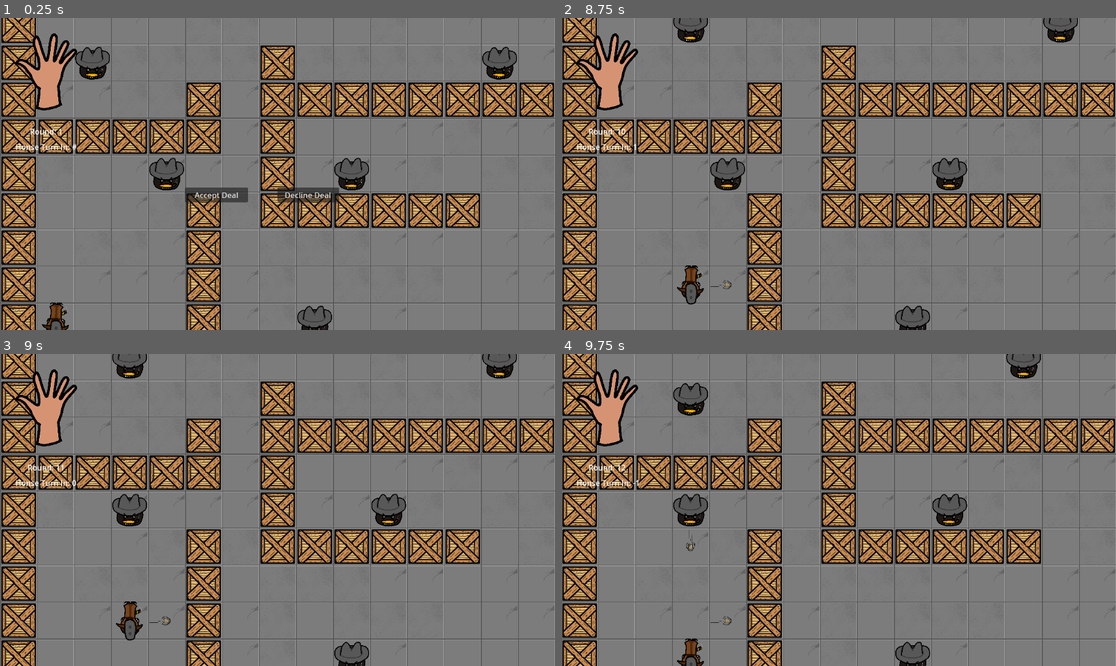
Above: before the commit, frames 1-4 (two rows, left to right).
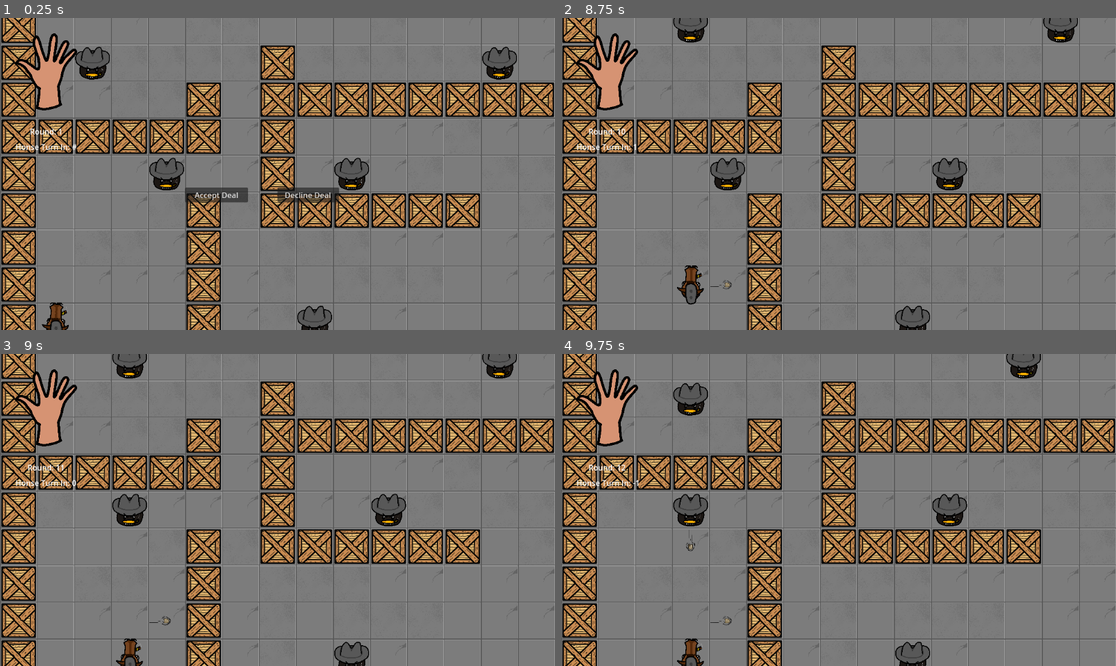
Above: after the commit, the same moments.

Repository: AT0M1X/TheHorseheadPact
Game: Godot game, scene res://scenes/main/Main.tscn
Same seed, same stepped clock (60 frames per second), same inputs: the game is played once before the commit and once after it.
Inputs:
- Up to frame 1 (0.25 s): no input
- Up to frame 2 (8.75 s): click "Accept Deal" at 0.5 s; tap Enter at 1.25, 2.75, 4.25 s; hold Space (shoot) 1.28-2.03 s; hold W (move_up) 1.28-2.78 s; tap Space (shoot) at 2.1, 3.6, 5.1, 7.35 s; hold Space (shoot) 2.78-3.53 s; hold A (move_left) 2.78-4.28 s; hold S (move_down) 4.28-5.03 s; hold Space (shoot) 4.28-5.03 s; hold D (move_right) 5.03-5.75 s; click "Accept Deal" at 5.75 s; hold W (move_up) 6.53-7.28 s; hold Space (shoot) 6.53-7.28 s; hold D (move_right) from 7.28 s (still down); hold Space (shoot) from 8.03 s (still down)
- Up to frame 3 (9 s): keep holding D (move_right); release Space (shoot) at 8.78 s; tap Space (shoot) at 8.85 s
- Up to frame 4 (9.75 s): release D (move_right) at 9.53 s; hold S (move_down) from 9.53 s (still down); hold Space (shoot) from 9.53 s (still down)

Frames 1-2 are identical in both runs. In frame 3, 0.6% of the frame differs, in the area x 20-26%, y 79-100%; in frame 4, nothing differs.

Commit message:
Added more hons

Diff:
--- a/autoload/DealManager.gd
+++ b/autoload/DealManager.gd
@@ -1,6 +1,6 @@
 extends Node
 
-var deal_list = ["All shoot", "move down", "move up"]
+var deal_list = ["All shoot", "move down", "move up", "move right", "move left"]
 var deal_to_pick = 0
 var deal_turn_modifier = 5
 var deal_accepted_flag = false
@@ -17,7 +17,7 @@
 signal forced_turn_action(action: String)
 
 func pick_deal():
-	current_deal = deal_list[deal_to_pick]
+	current_deal = deal_list[deal_to_pick+randi_range(-1,1)]
 	deal_to_pick += 1
 	reset_deals()
 
--- a/scripts/actors/Player.gd
+++ b/scripts/actors/Player.gd
@@ -10,6 +10,7 @@
 
 func _ready():
 	TurnManager.register_player(self)
+	DealManager.connect("forced_turn_action", force_move)
 
 func take_turn():
 	can_act = true
@@ -71,3 +72,14 @@
 func end_turn():
 	can_act = false
 	emit_signal("turn_done")
+
+func force_move(deal_type: String):
+	match deal_type:
+		"move up":
+			try_move(Vector2.UP)
+		"move down":
+			try_move(Vector2.DOWN)
+		"move right":
+			try_move(Vector2.RIGHT)
+		"move left":
+			try_move(Vector2.LEFT)
